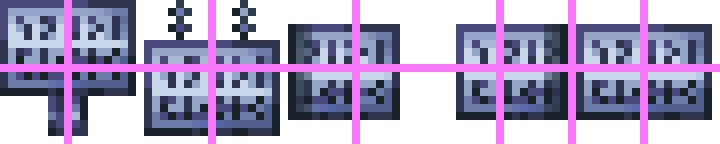
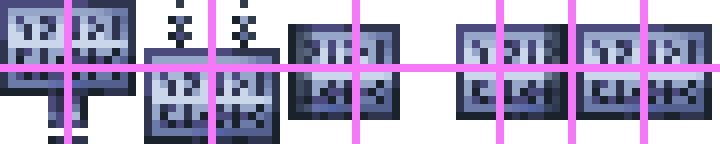
Layer changes from the first 720×144 image to the second:
painted on "Layer 1 copy 12" over [48, 8, 280, 144]
